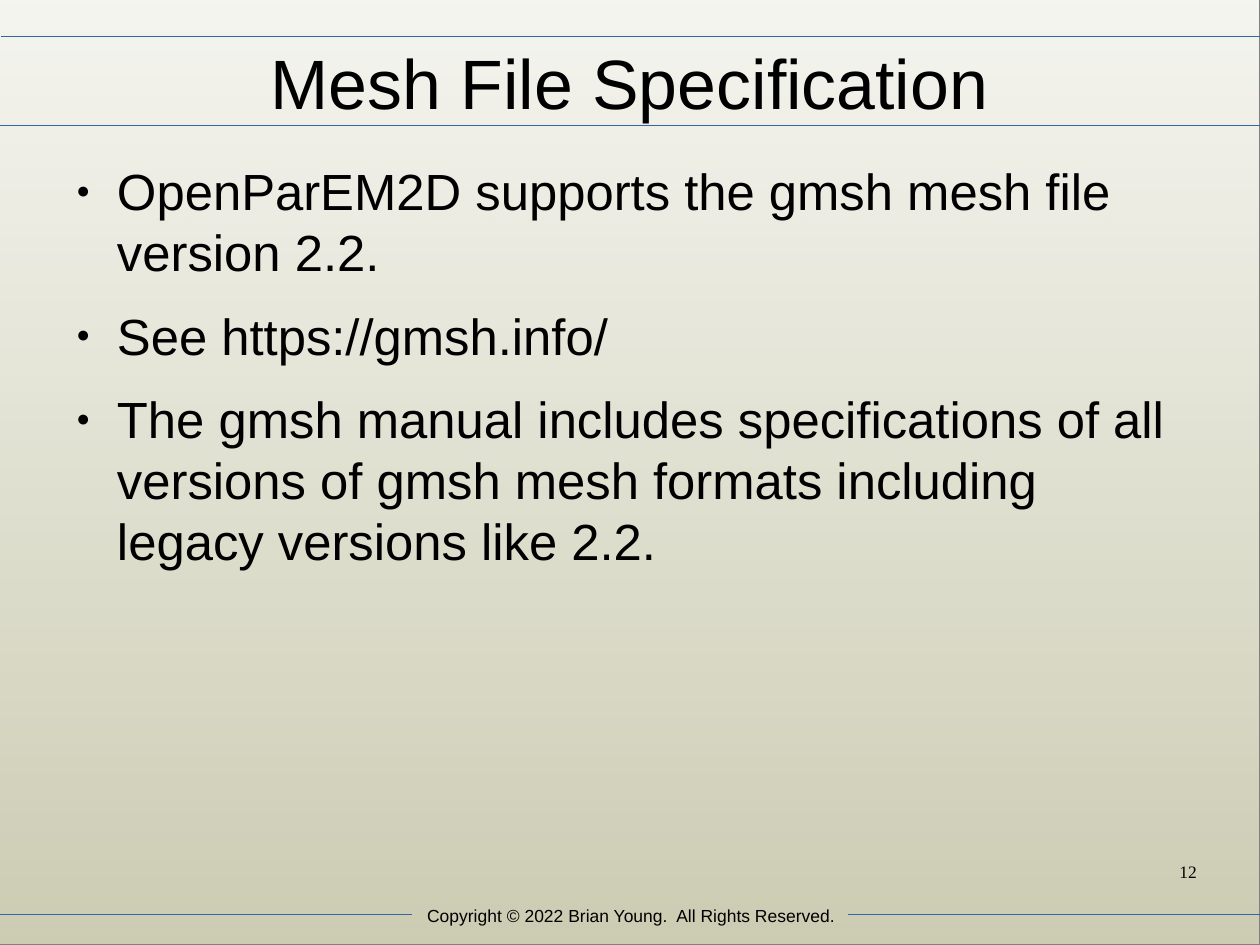
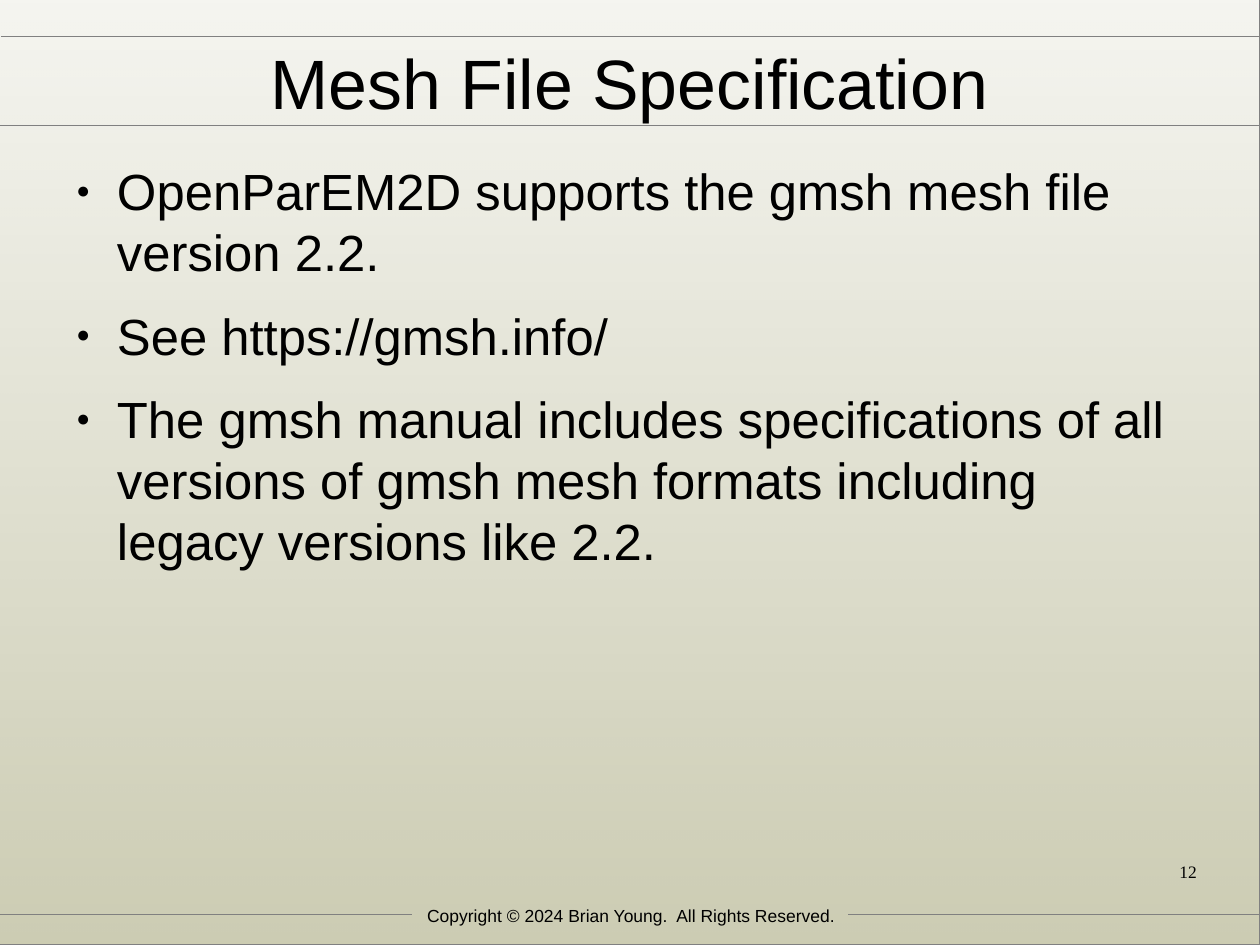
Before and after one commit to OpenParEM/OpenParEM2D, a slide deck: slide 12 of doc/openparem2D_specifications.odp. Drawn at 1260x945 pixels with LibreOffice and Linux fonts; fonts in the diff are those of the drawing. Boxes give left, top, right and bottom in pixels: in the first picture for what was removed or moved away, otherwise in the second. Text is boxed around its words. In the diff, an @@ line names an element or a change of style, - is before the commit and + after.

```diff
--- a/doc/openparem2D_specifications.odp
+++ b/doc/openparem2D_specifications.odp
@@ line (1, 37) - (1260, 37): stroke #3465A4 0 pt to #808080 0 pt @@
@@ line (0, 126) - (1260, 126): stroke #3465A4 0 pt to #808080 0 pt @@
@@ line (412, 915) - (0, 915): stroke #3465A4 0 pt to #808080 0 pt @@
@@ text at (427,909,835,926): text changed @@
-Copyright © 2022 Brian Young. All Rights Reserved.
+Copyright © 2024 Brian Young. All Rights Reserved.
@@ line (1260, 915) - (848, 915): stroke #3465A4 0 pt to #808080 0 pt @@
```
Also in this commit, not shown: 11 other slides changed.
